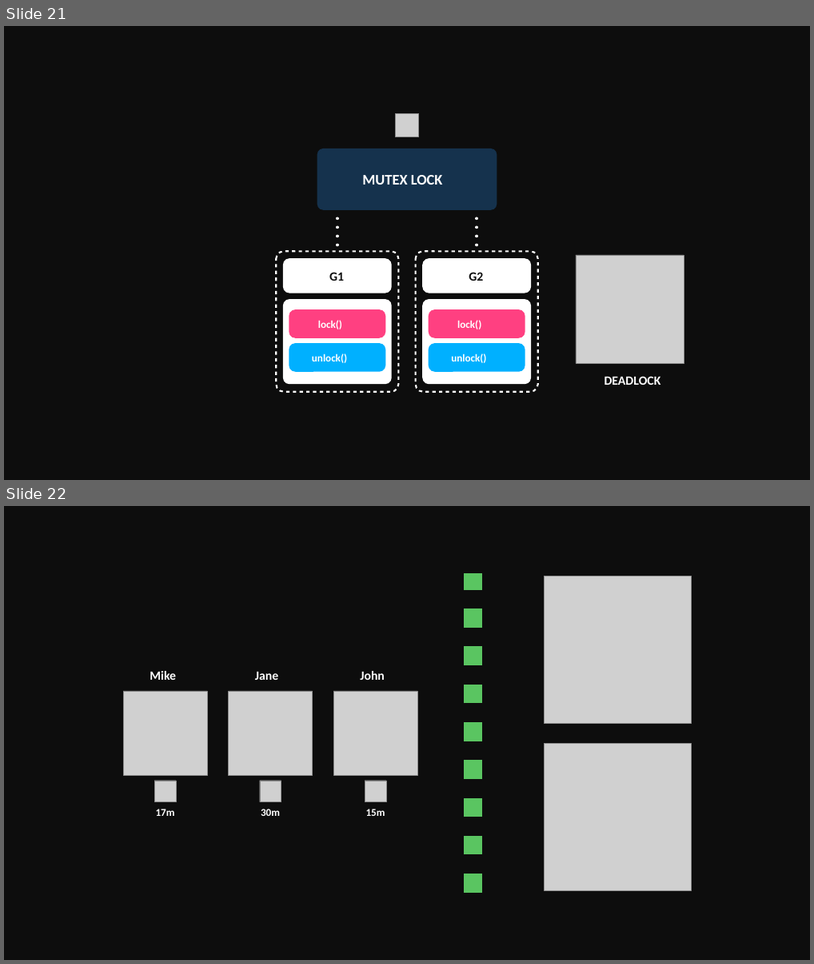
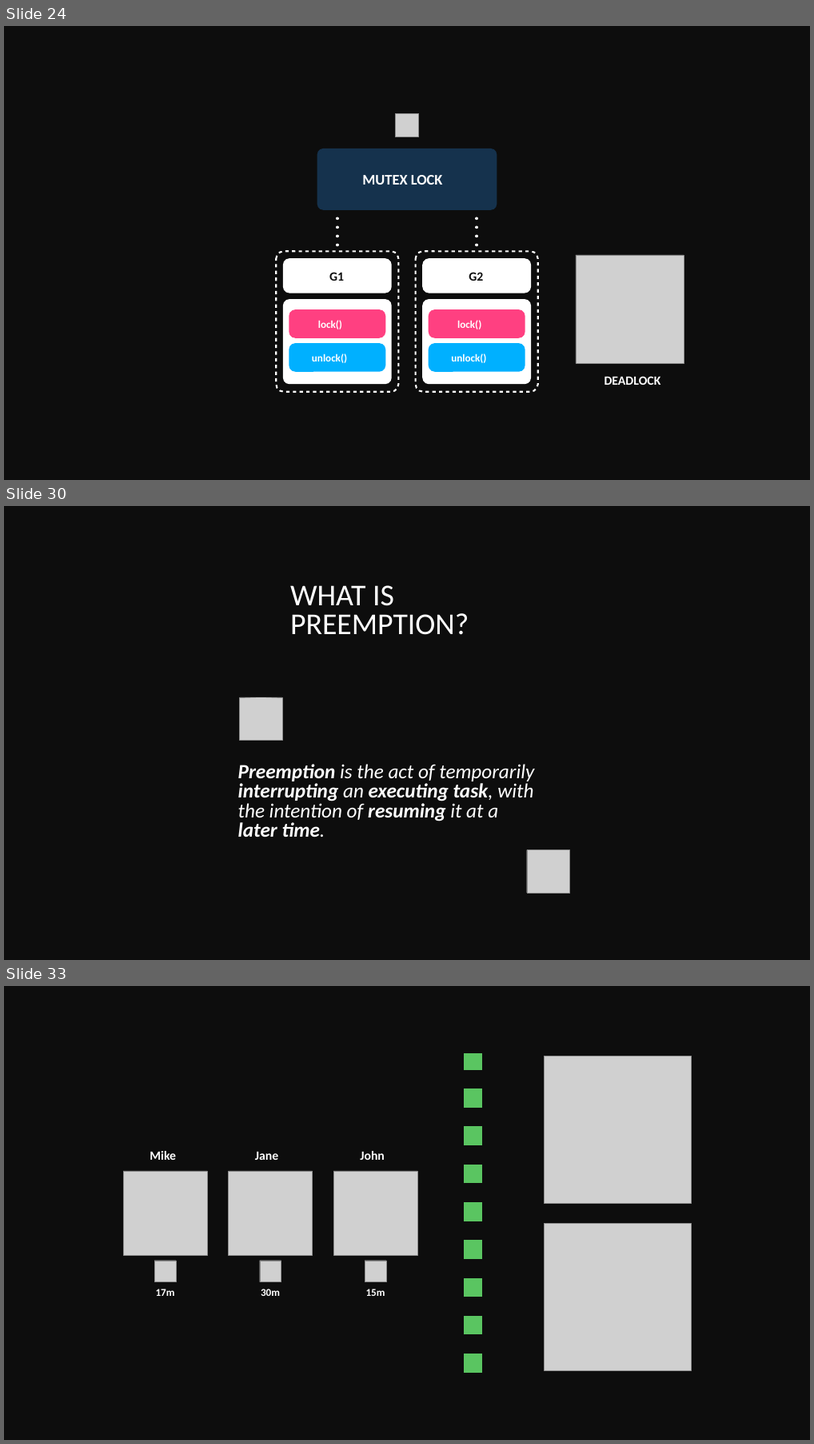
Before and after one commit to golang-basics/concurrency, a slide deck: presentations/7_mutexes/Mutexes.pptx. Shown one above the other, each under a label of ours: slides 21 and 22 before the commit, slides 24, 30 and 33 after it; the slides between them are not shown. The pictures are 814x964 and 814x1444 pixels, drawn with LibreOffice and Linux fonts; fonts in the diff are those of the drawing; grey boxes stand for pictures. Boxes give left, top, right and bottom in pixels: in the first picture for what was removed or moved away, otherwise in the second. Text is boxed around its words. In the diff, an @@ line names an element or a change of style, - is before the commit and + after.

```diff
--- a/presentations/7_mutexes/Mutexes.pptx
+++ b/presentations/7_mutexes/Mutexes.pptx
@@ slide 30 added at <box>4,506,810,960</box>, background #0D0D0D @@
@@ text added at <box>290,585,469,635</box>, 72 pt, text #FFFFFF @@
+WHAT IS
+PREEMPTION?
@@ picture added at <box>239,697,282,740</box> @@
@@ text added at <box>238,764,534,836</box>, 48 pt, text #FFFFFF, bold, italic @@
+Preemption is the act of temporarily
+interrupting an executing task, with
+the intention of resuming it at a
+later time.
@@ picture added at <box>526,849,570,892</box> @@
@@ what was slide 21 is now slide 24 @@
@@ what was slide 22 is now slide 33 @@
```
Also in this commit, not shown: 10 slides changed, 40 other slides added, 1 other file.
